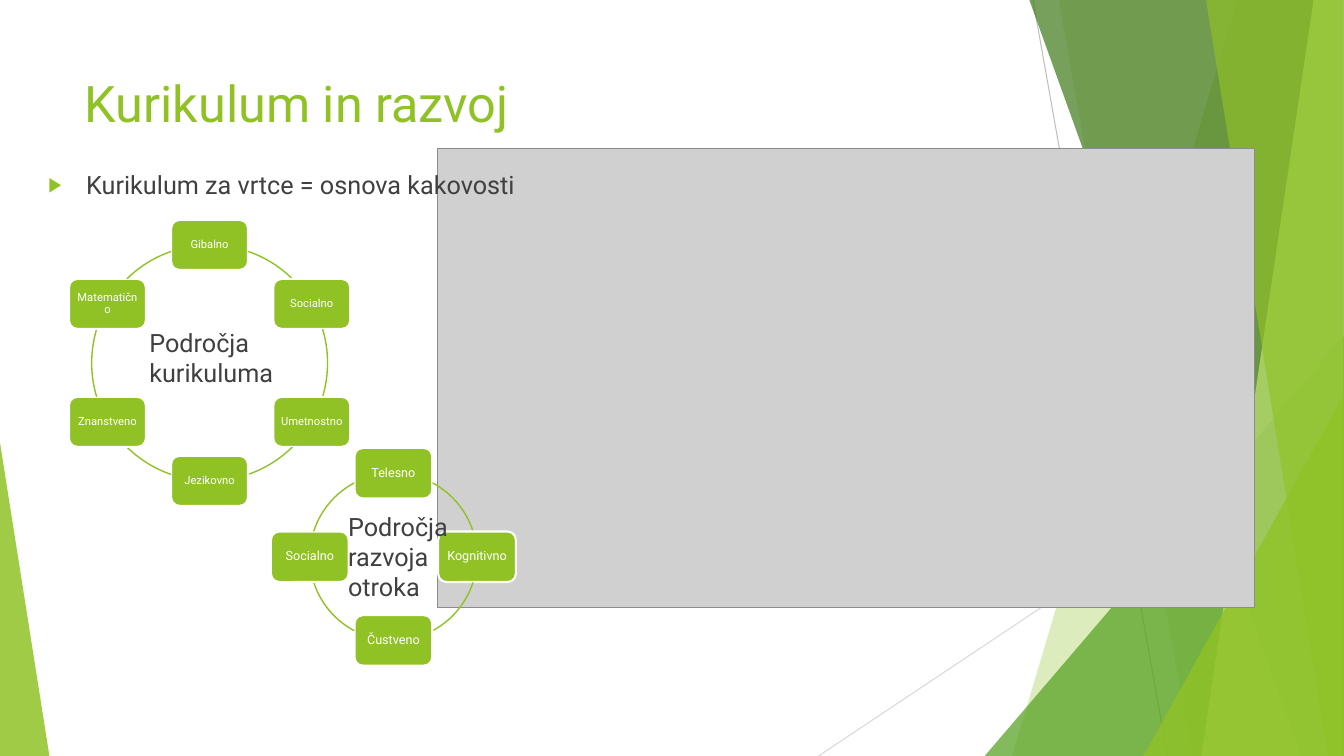
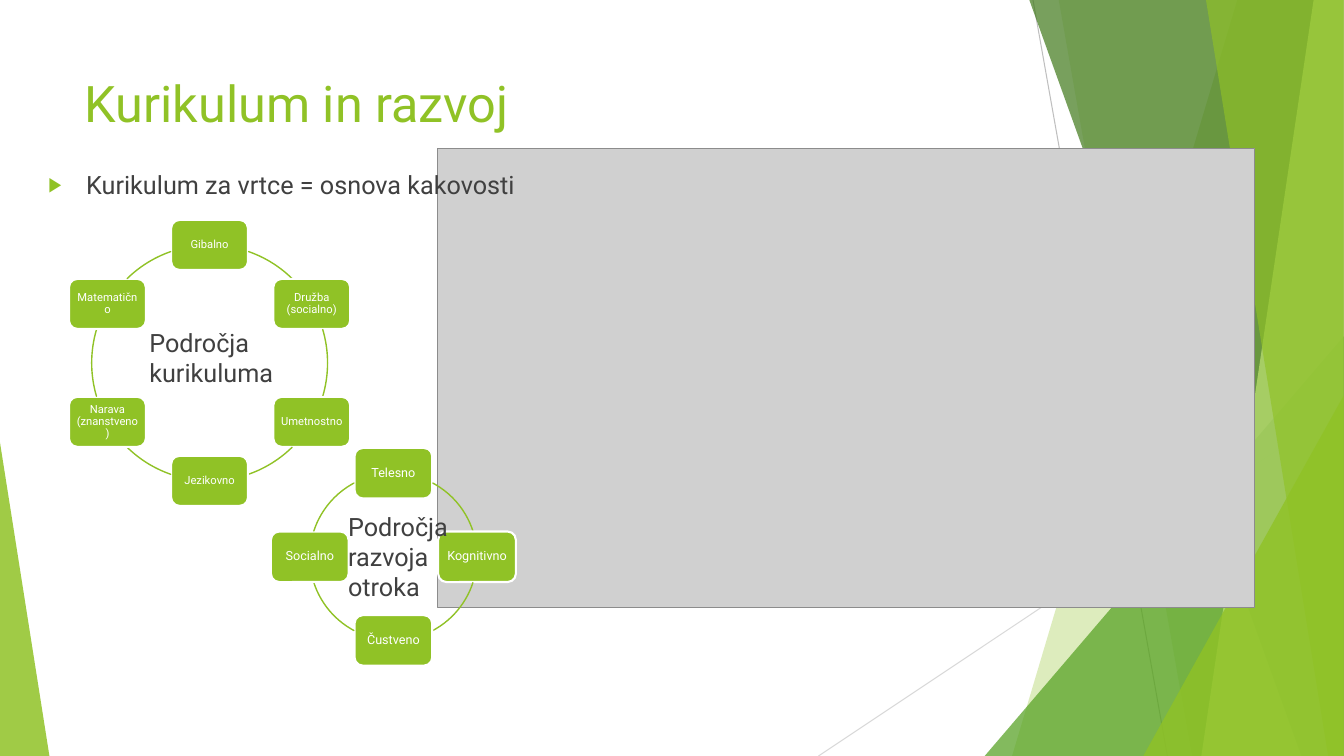
Before and after one commit to borbregant/Doktorat_all, a slide deck: slide 4 of stemberger/predstavitev.pptx. Drawn at 1344x756 pixels with LibreOffice and Linux fonts; fonts in the diff are those of the drawing; grey boxes stand for pictures. Boxes give left, top, right and bottom in pixels: in the first picture for what was removed or moved away, otherwise in the second. Text is boxed around its words. In the diff, an @@ line names an element or a change of style, - is before the commit and + after.

```diff
--- a/stemberger/predstavitev.pptx
+++ b/stemberger/predstavitev.pptx
@@ text at bbox=[287, 292, 337, 316]: text changed @@
-Socialno
+Družba (socialno)
@@ text at bbox=[77, 405, 138, 429]: text changed @@
-Znanstveno
+Narava (znanstveno)
```
Also in this commit, not shown: 3 other files.
